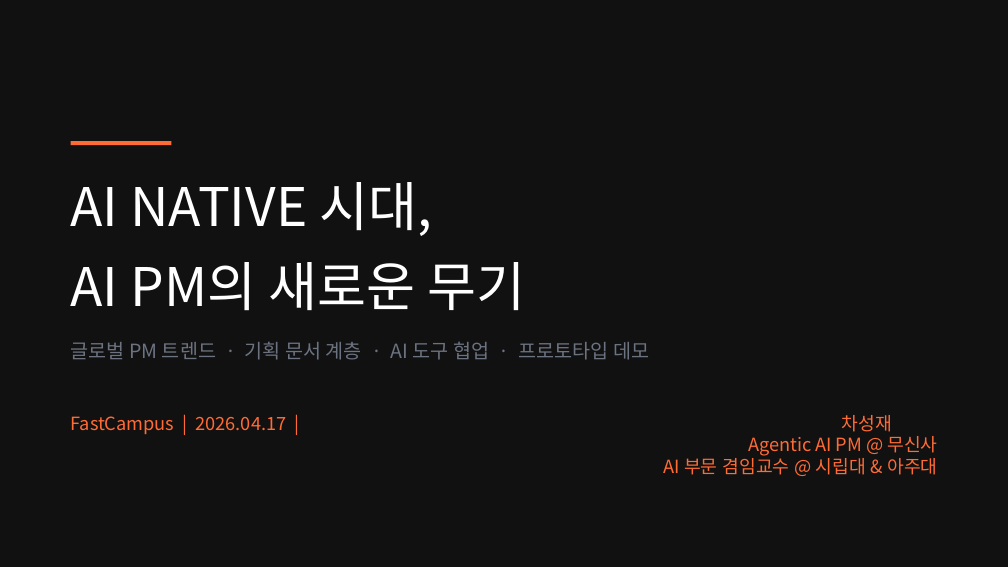
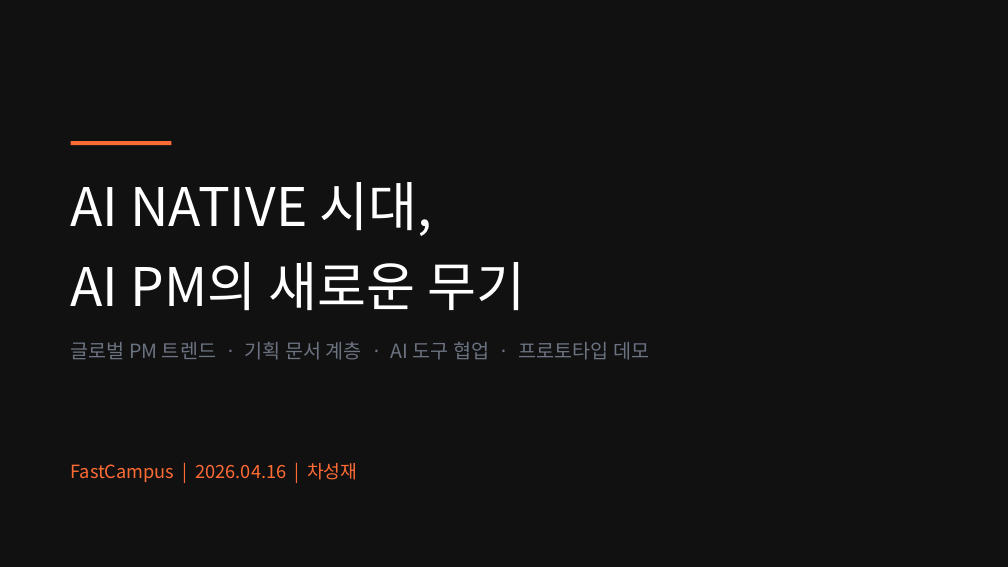
Before and after one commit to smilesjcha/ai-native-pm, a slide deck: slide 1 of projects/26Q3_Fastcampus-Lecture/assets/pptx/ai-native-pm-lecture.pptx. Drawn at 1008x567 pixels with LibreOffice and Linux fonts; fonts in the diff are those of the drawing. Boxes give left, top, right and bottom in pixels: in the first picture for what was removed or moved away, otherwise in the second. Text is boxed around its words. In the diff, an @@ line names an element or a change of style, - is before the commit and + after.

```diff
--- a/projects/26Q3_Fastcampus-Lecture/assets/pptx/ai-native-pm-lecture.pptx
+++ b/projects/26Q3_Fastcampus-Lecture/assets/pptx/ai-native-pm-lecture.pptx
@@ text at (71, 463, 357, 482): text changed @@
-FastCampus | 2026.04.17 | 차성재
-Agentic AI PM @ 무신사
-AI 부문 겸임교수 @ 시립대 & 아주대
+FastCampus | 2026.04.16 | 차성재
```
Also in this commit, not shown: 26 other slides changed, 1 slide added, 1 other file.
